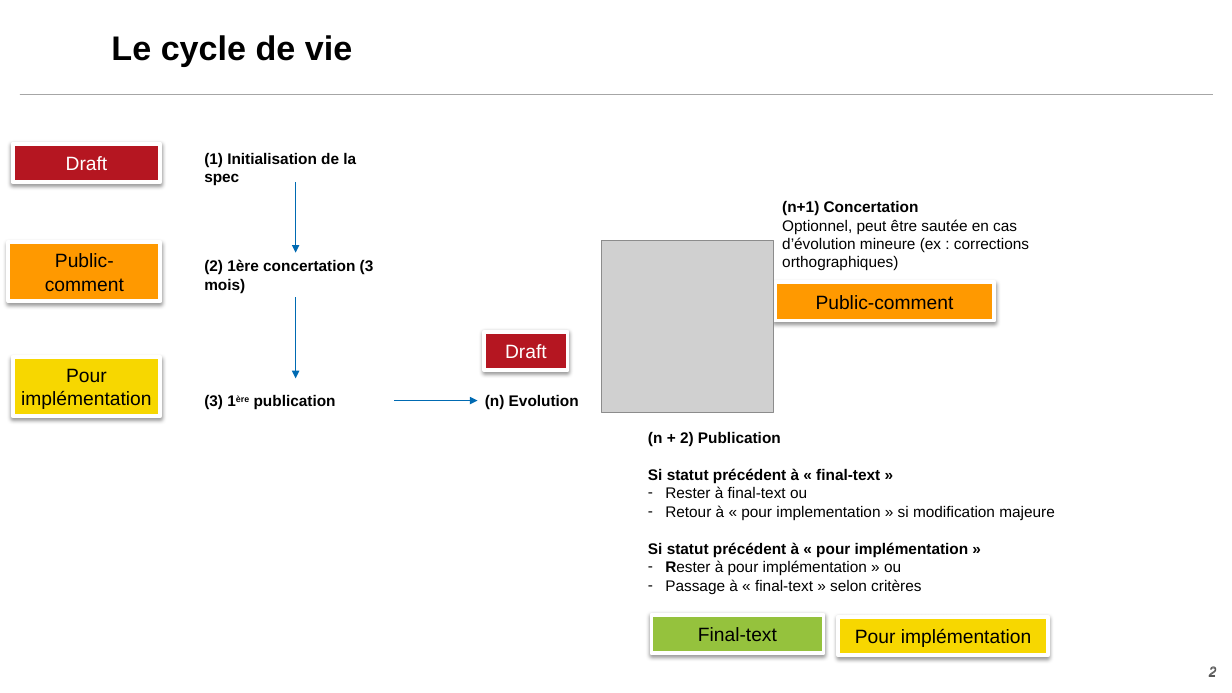
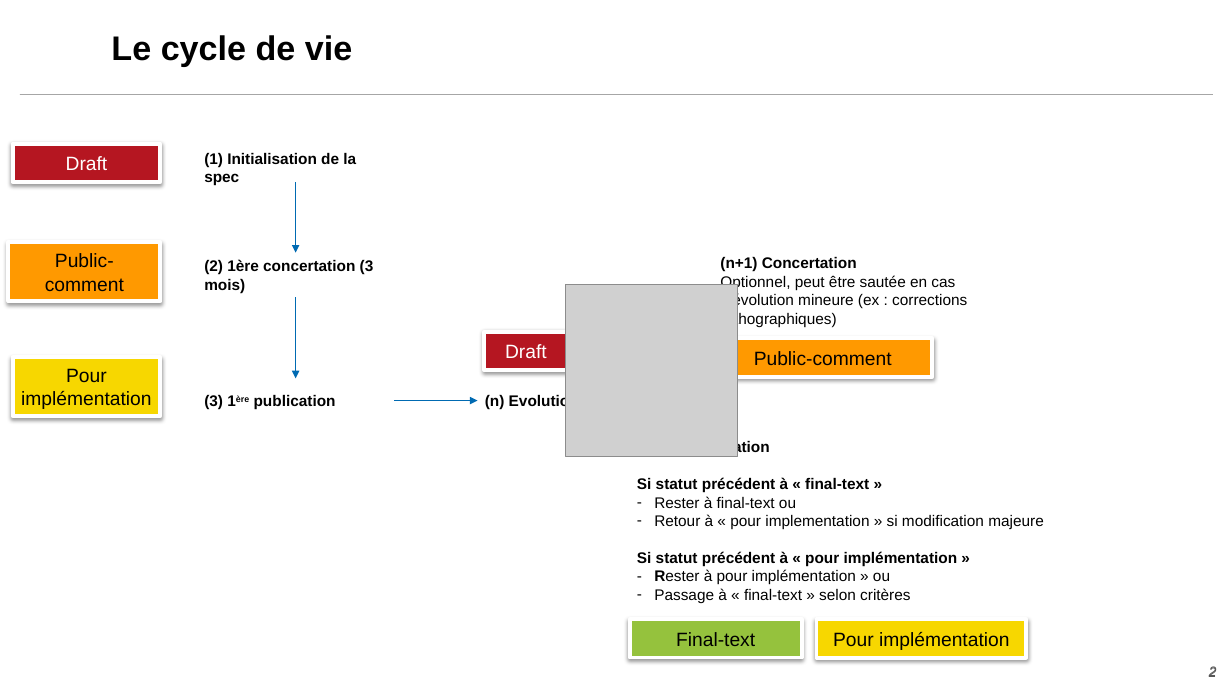
Before and after one commit to nriss/documentation-doctrine, a slide deck: slide 2 of docs/assets/docs/schema-cycle-de-vie.pptx. Drawn at 1232x693 pixels with LibreOffice and Linux fonts; fonts in the diff are those of the drawing; grey boxes stand for pictures; background and template pictures are left out. Boxes give left, top, right and bottom in pixels: in the first picture for what was removed or moved away, otherwise in the second. Text is boxed around its words. In the diff, an @@ line names an element or a change of style, - is before the commit and + after.

Commit message:
update cycle de vie

```diff
--- a/docs/assets/docs/schema-cycle-de-vie.pptx
+++ b/docs/assets/docs/schema-cycle-de-vie.pptx
@@ text "(n+1) Concertation": place and size @@
-text "(n+1) Concertation" at box(782, 201, 1029, 271)
+text "(n+1) Concertation" at box(720, 257, 967, 327)
@@ picture: place and size @@
-picture at box(602, 240, 774, 412)
+picture at box(566, 285, 738, 457)
@@ rectangle "Public-comment": place and size @@
-rectangle "Public-comment" at box(775, 282, 994, 321)
+rectangle "Public-comment" at box(714, 338, 933, 377)
@@ text "(n + 2) Publication": place and size @@
-text "(n + 2) Publication" at box(648, 432, 1055, 594)
+text "(n + 2) Publication" at box(637, 439, 1044, 603)
@@ rectangle "Final-text": place and size @@
-rectangle "Final-text" at box(652, 615, 823, 653)
+rectangle "Final-text" at box(630, 619, 802, 658)
@@ rectangle "Pour implémentation": place and size @@
-rectangle "Pour implémentation" at box(838, 617, 1048, 656)
+rectangle "Pour implémentation" at box(817, 619, 1027, 658)
```
Also in this commit, not shown: 2 other files.
